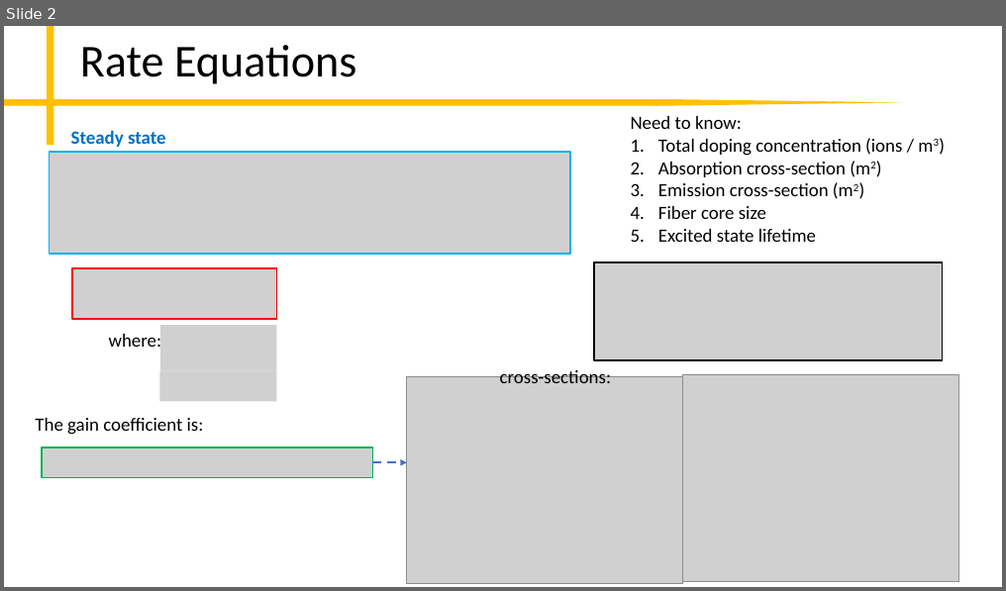
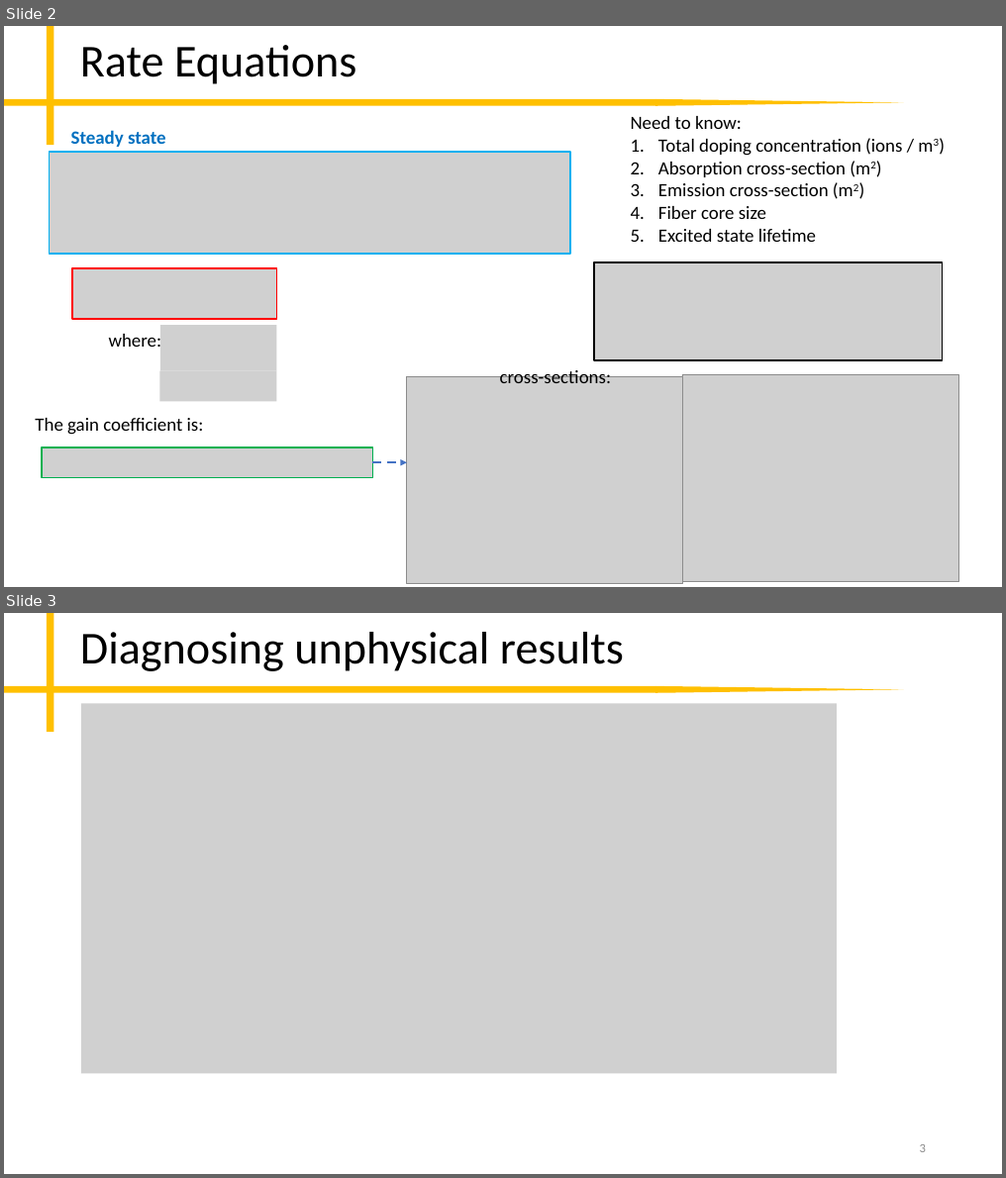
Before and after one commit to peter-chang62/Laser-Design-Scripts, a slide deck: memo.pptx. Shown one above the other, each under a label of ours: slide 2 before the commit, slides 2 and 3 after it. The pictures are 1006x591 and 1006x1178 pixels, drawn with LibreOffice and Linux fonts; fonts in the diff are those of the drawing; grey boxes stand for pictures. Boxes give left, top, right and bottom in pixels: in the first picture for what was removed or moved away, otherwise in the second. Text is boxed around its words. In the diff, an @@ line names an element or a change of style, - is before the commit and + after.

```diff
--- a/memo.pptx
+++ b/memo.pptx
@@ slide 3 added at [4,613,1002,1174], background #FFFFFF; not listed: 3 template elements that a slide beside it also shows @@
@@ title added at [80,632,624,671], 44 pt, text #000000 @@
+Diagnosing unphysical results
@@ picture added at [81,703,837,1074] @@
@@ page number added at [920,1145,926,1153], 12 pt, text #8C8C8C @@
+3
```
Also in this commit, not shown: 1 other slide added, 7 slides removed, 9 other files.
